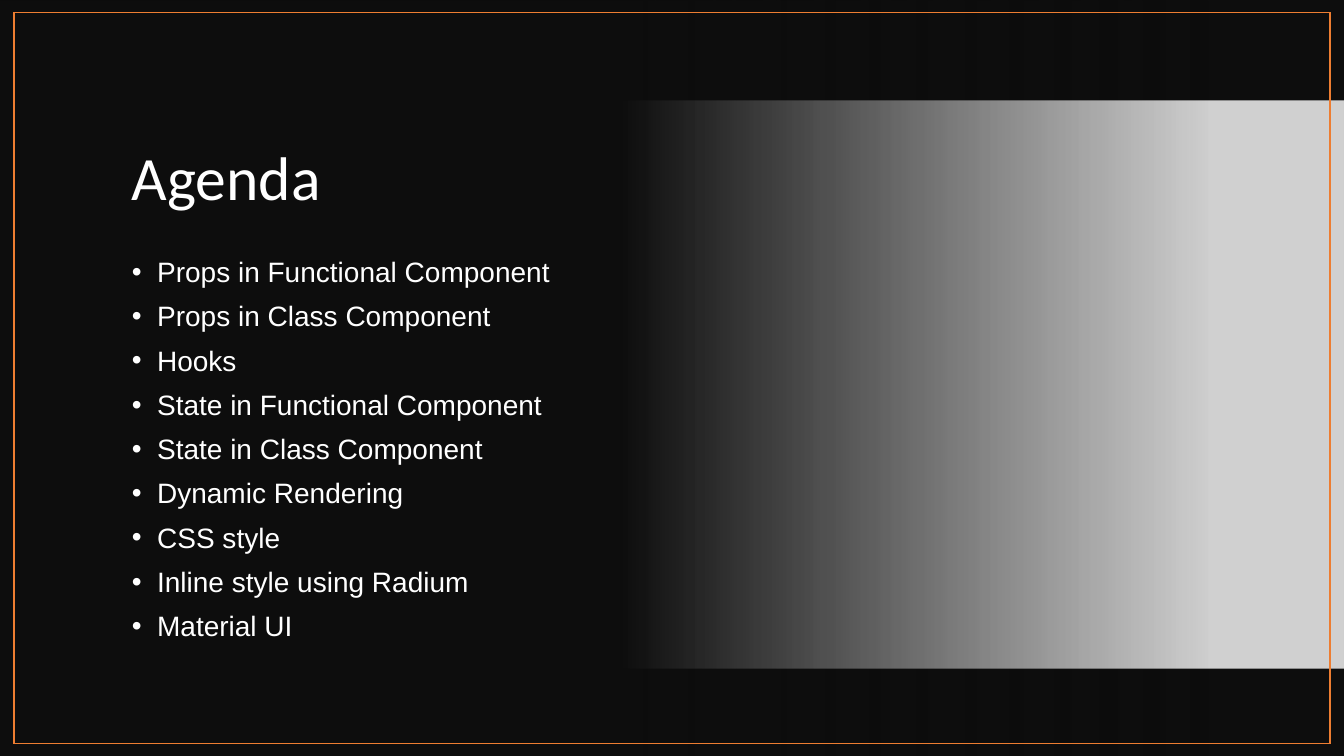
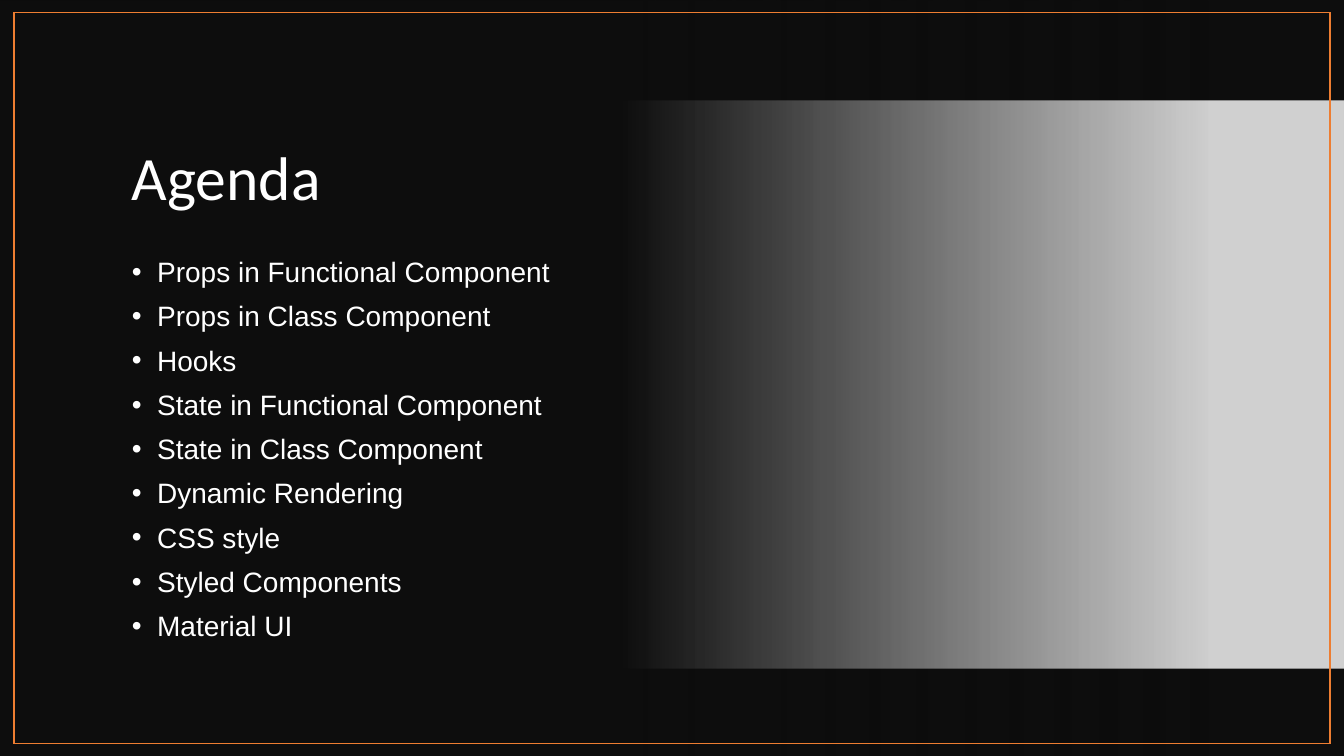
Before and after one commit to SivaPrasannaS/skg, a slide deck: slide 3 of react/study_materials/React.pptx. Drawn at 1344x756 pixels with LibreOffice and Linux fonts; fonts in the diff are those of the drawing; grey boxes stand for pictures. Boxes give left, top, right and bottom in pixels: in the first picture for what was removed or moved away, otherwise in the second. Text is boxed around its words. In the diff, an @@ line names an element or a change of style, - is before the commit and + after.

```diff
--- a/react/study_materials/React.pptx
+++ b/react/study_materials/React.pptx
@@ text at bbox=[157, 571, 402, 597]: text changed @@
-• Inline style using Radium
+• Styled Components
```
Also in this commit, not shown: 3 other slides changed, 6 other files.
